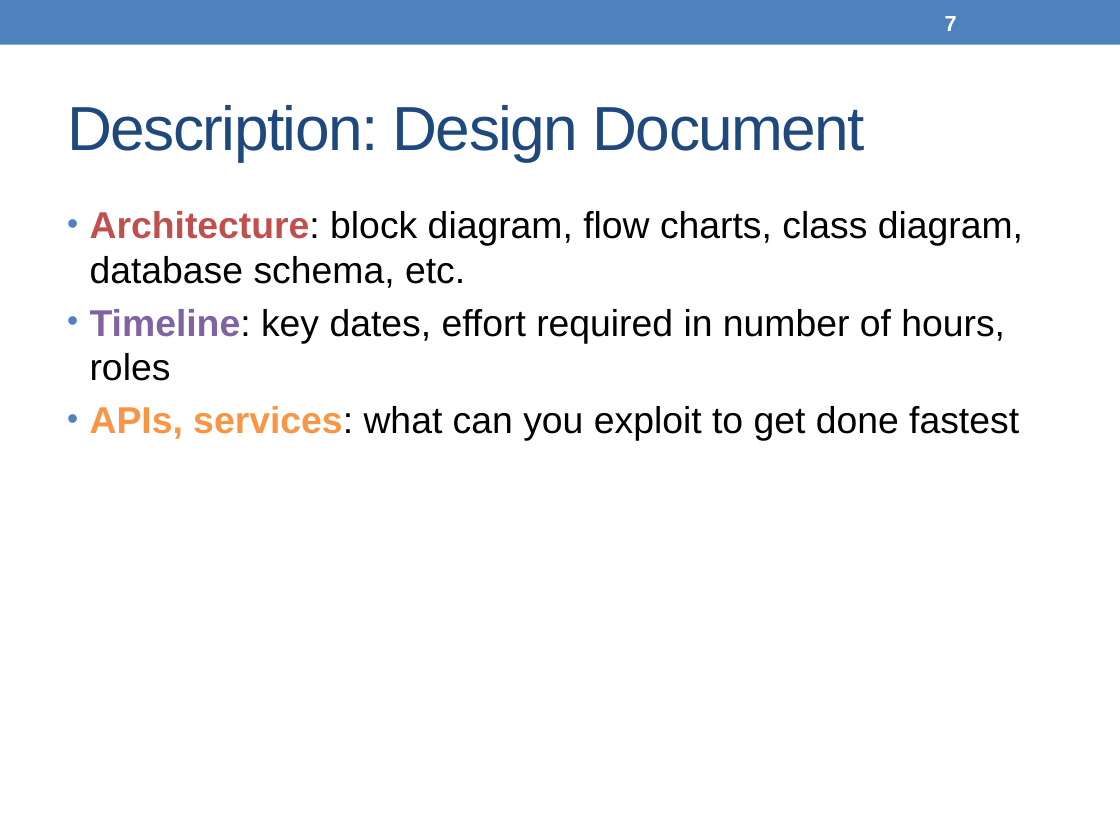
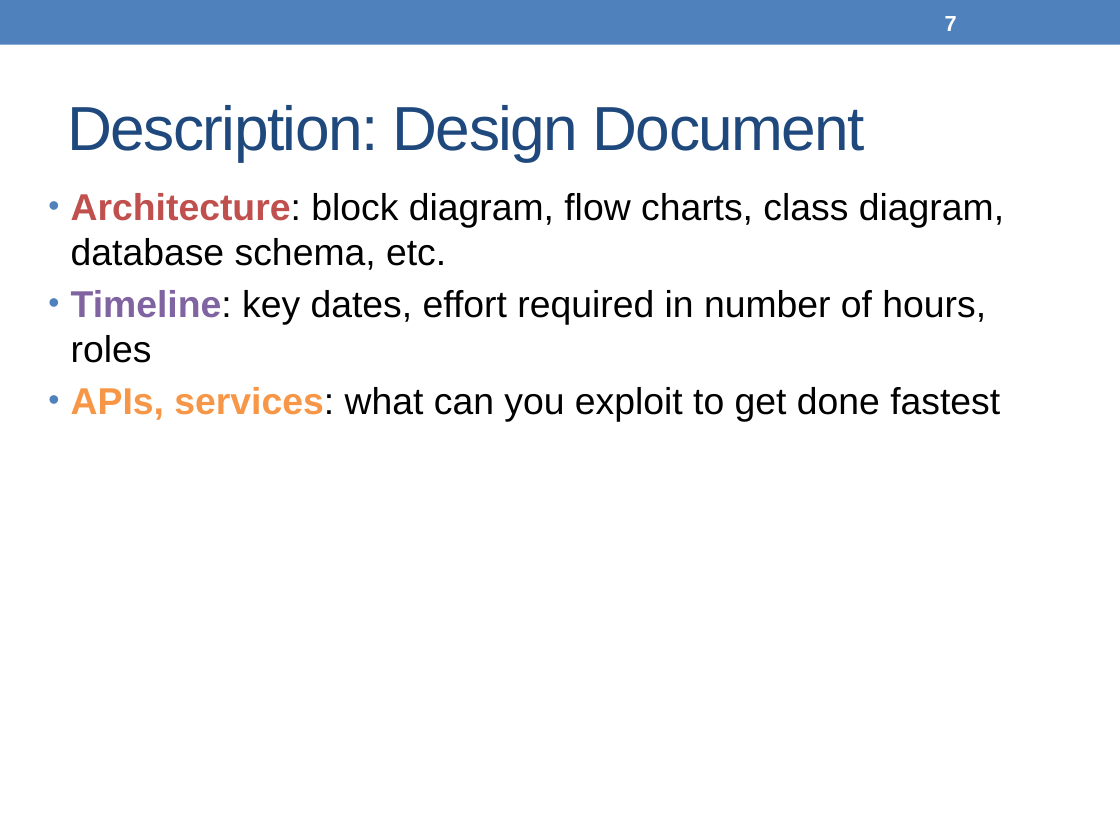
Before and after one commit to Konata-CG/2021_Autumn, a slide deck: slide 7 of CS309--OOAD/project/ProjectPartA.pptx. Drawn at 1120x840 pixels with LibreOffice and Linux fonts; fonts in the diff are those of the drawing. Boxes give left, top, right and bottom in pixels: in the first picture for what was removed or moved away, otherwise in the second. Text is boxed around its words. In the diff, an @@ line names an element or a change of style, - is before the commit and + after.

Commit message:
ljl

```diff
--- a/CS309--OOAD/project/ProjectPartA.pptx
+++ b/CS309--OOAD/project/ProjectPartA.pptx
@@ text "Architecture: block diagram, flow charts, ...": place and size @@
-text "Architecture: block diagram, flow charts, ..." at box(90, 211, 1023, 440)
+text "Architecture: block diagram, flow charts, ..." at box(71, 193, 1004, 422)
```
